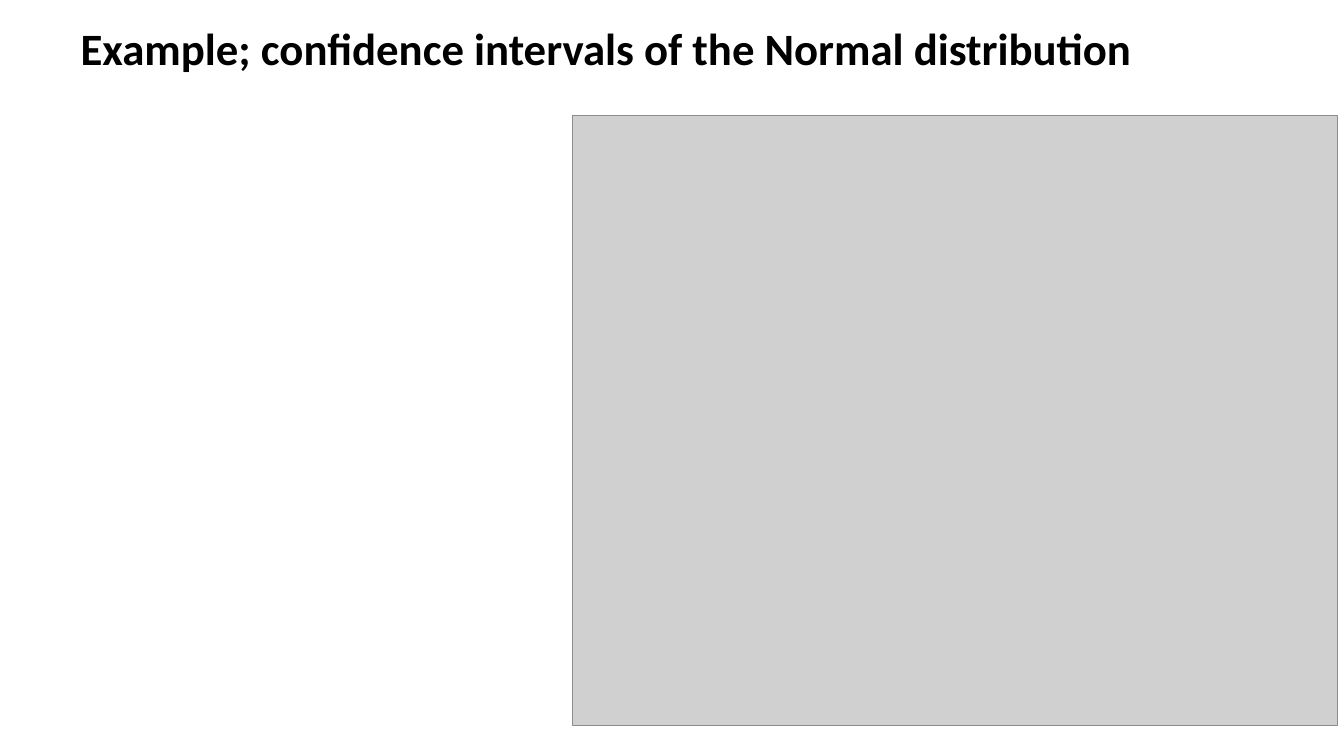
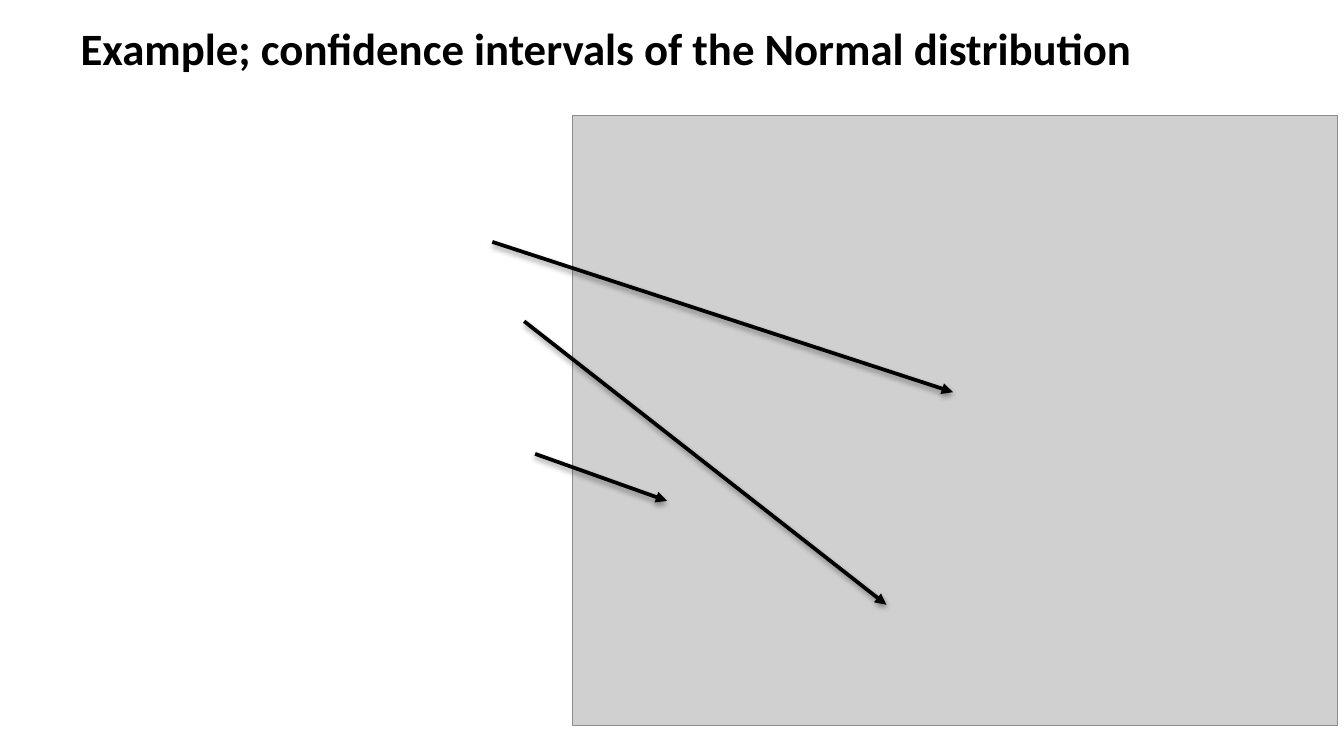
Before and after one commit to StephenElston/CSCI-E-83, a slide deck: slide 14 of LectureSlides/06a_WhyInferenceIsImportant.pptx (slide 12 before the commit). Drawn at 1344x756 pixels with LibreOffice and Linux fonts; fonts in the diff are those of the drawing; grey boxes stand for pictures. Boxes give left, top, right and bottom in pixels: in the first picture for what was removed or moved away, otherwise in the second. Text is boxed around its words. In the diff, an @@ line names an element or a change of style, - is before the commit and + after.

```diff
--- a/LectureSlides/06a_WhyInferenceIsImportant.pptx
+++ b/LectureSlides/06a_WhyInferenceIsImportant.pptx
@@ arrow added from (492, 242) to (953, 392), #000000 2 pt @@
@@ arrow added from (524, 321) to (887, 605), #000000 2 pt @@
@@ arrow added from (535, 454) to (667, 501), #000000 2 pt @@
```
Also in this commit, not shown: 3 other slides changed, 2 slides added, 1 other file.
